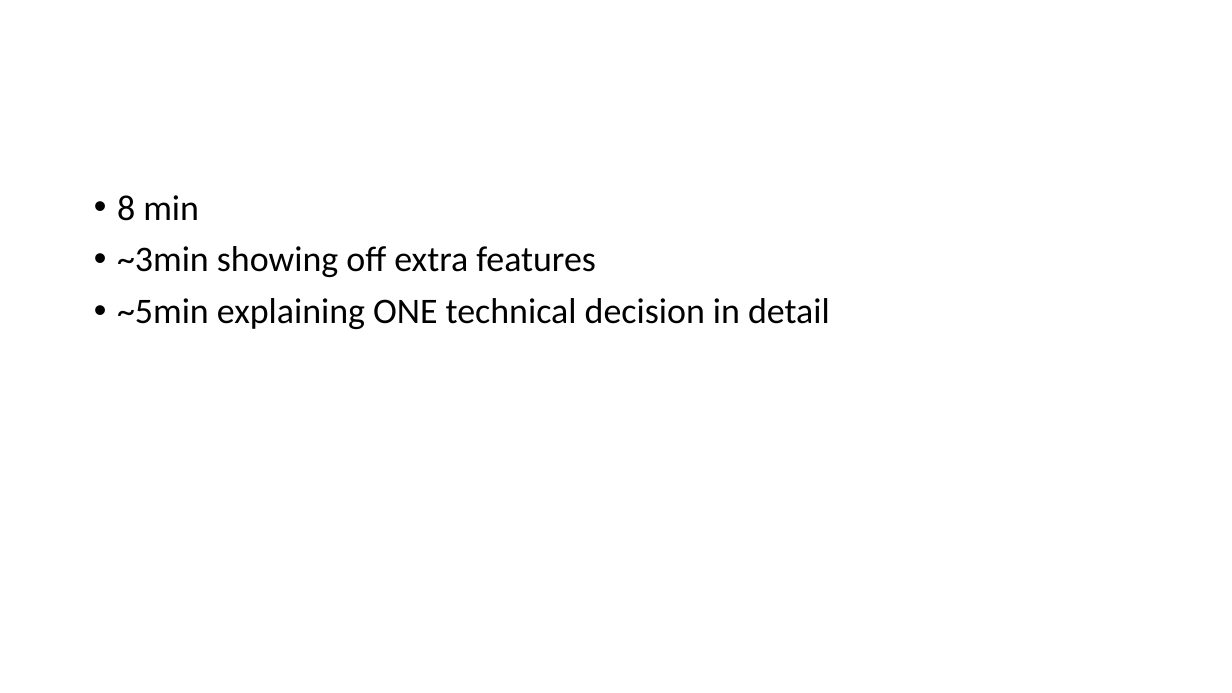
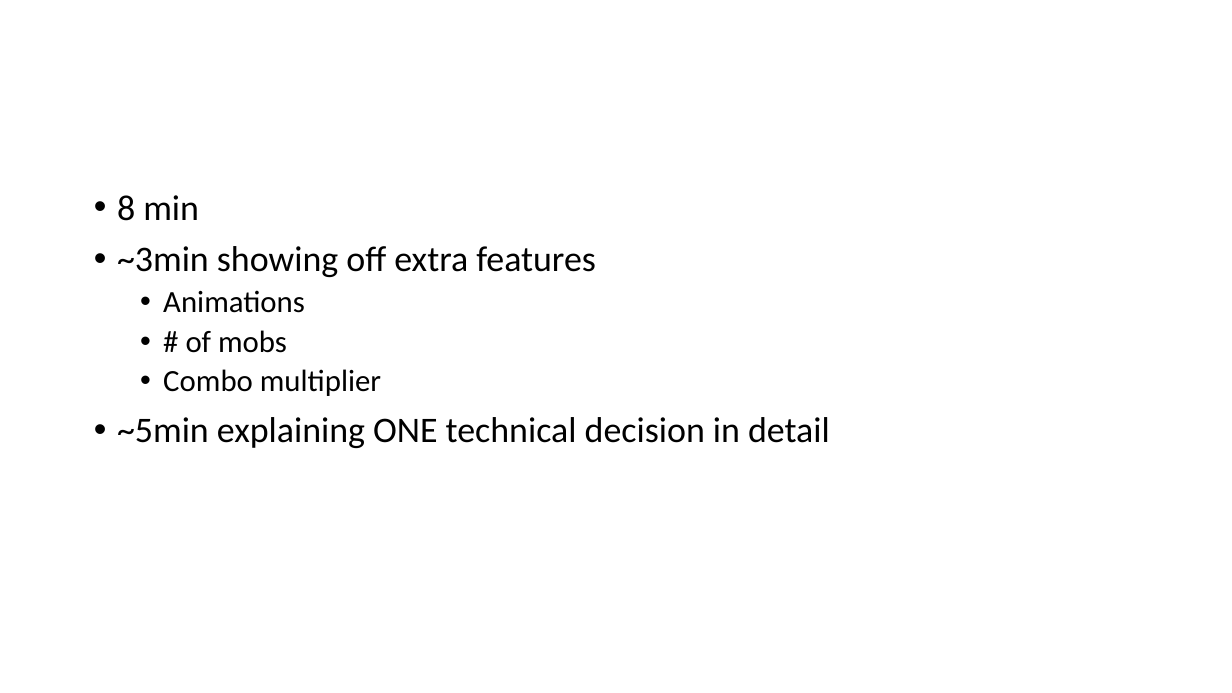
Before and after one commit to Slakstins/JetPackJoust, a slide deck: slide 2 of Presentation.pptx. Drawn at 1232x693 pixels with LibreOffice and Linux fonts; fonts in the diff are those of the drawing. Boxes give left, top, right and bottom in pixels: in the first picture for what was removed or moved away, otherwise in the second. Text is boxed around its words. In the diff, an @@ line names an element or a change of style, - is before the commit and + after.

Commit message:
updated presentation file

```diff
--- a/Presentation.pptx
+++ b/Presentation.pptx
@@ text at (x1=163, y1=290, x2=381, y2=396): paragraphs added @@
+  • Animations
+  • # of mobs
+  • Combo multiplier
```
